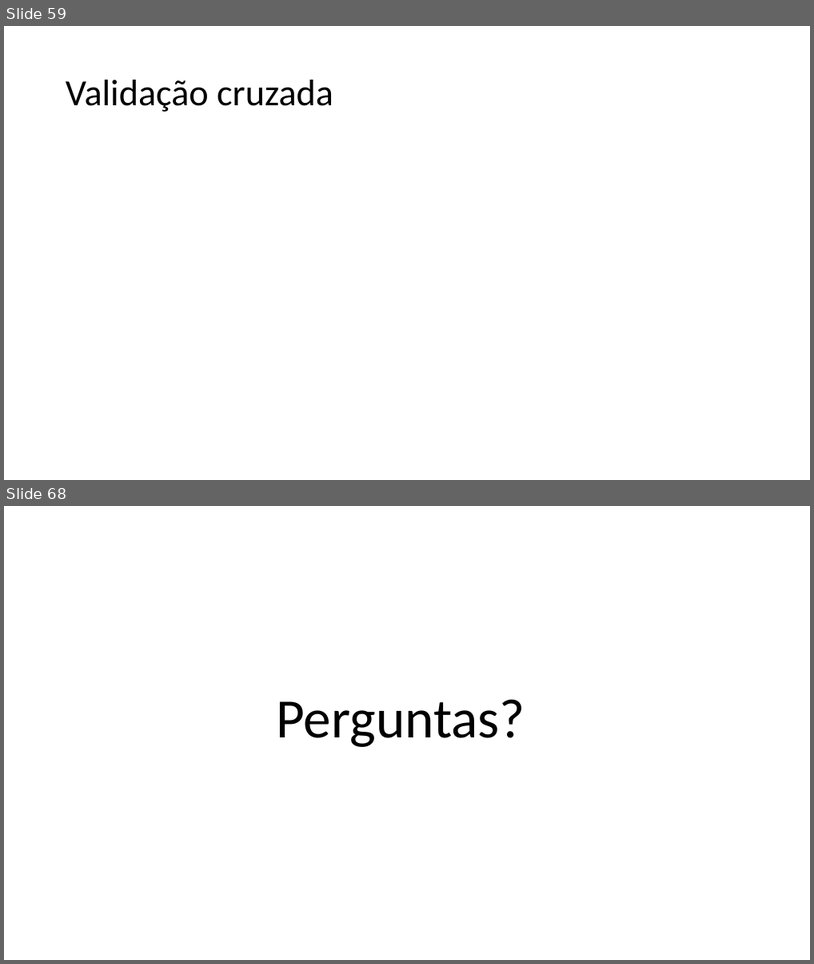
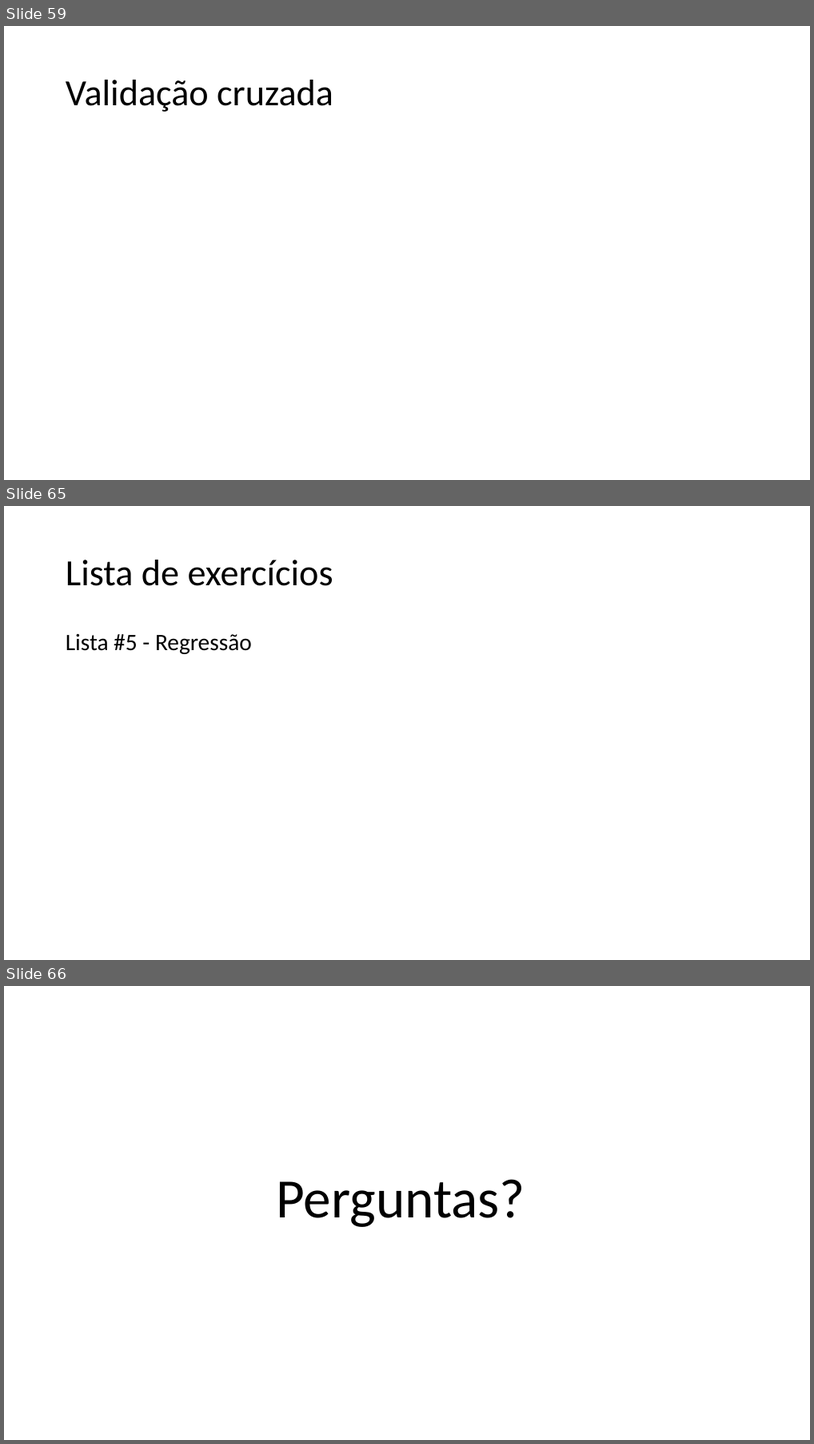
Before and after one commit to zz4fap/c24_inteligencia_artificial, a slide deck: slides/C24_Regressão.pptx. Shown one above the other, each under a label of ours: slides 59 and 68 before the commit, slides 59, 65 and 66 after it; the slides between them are not shown. The pictures are 814x964 and 814x1444 pixels, drawn with LibreOffice and Linux fonts; fonts in the diff are those of the drawing; grey boxes stand for pictures. Boxes give left, top, right and bottom in pixels: in the first picture for what was removed or moved away, otherwise in the second. Text is boxed around its words. In the diff, an @@ line names an element or a change of style, - is before the commit and + after.

```diff
--- a/slides/C24_Regressão.pptx
+++ b/slides/C24_Regressão.pptx
@@ slide 65 added at [4,506,810,960], background #FFFFFF @@
@@ title added at [66,560,334,586], 44 pt, text #000000 @@
+Lista de exercícios
@@ text added at [66,633,252,654], 28 pt, text #000000 @@
+Lista #5 - Regressão
@@ what was slide 68 is now slide 66 @@
```
Also in this commit, not shown: 7 slides changed, 2 other slides added, 5 slides removed, 2 other files.
